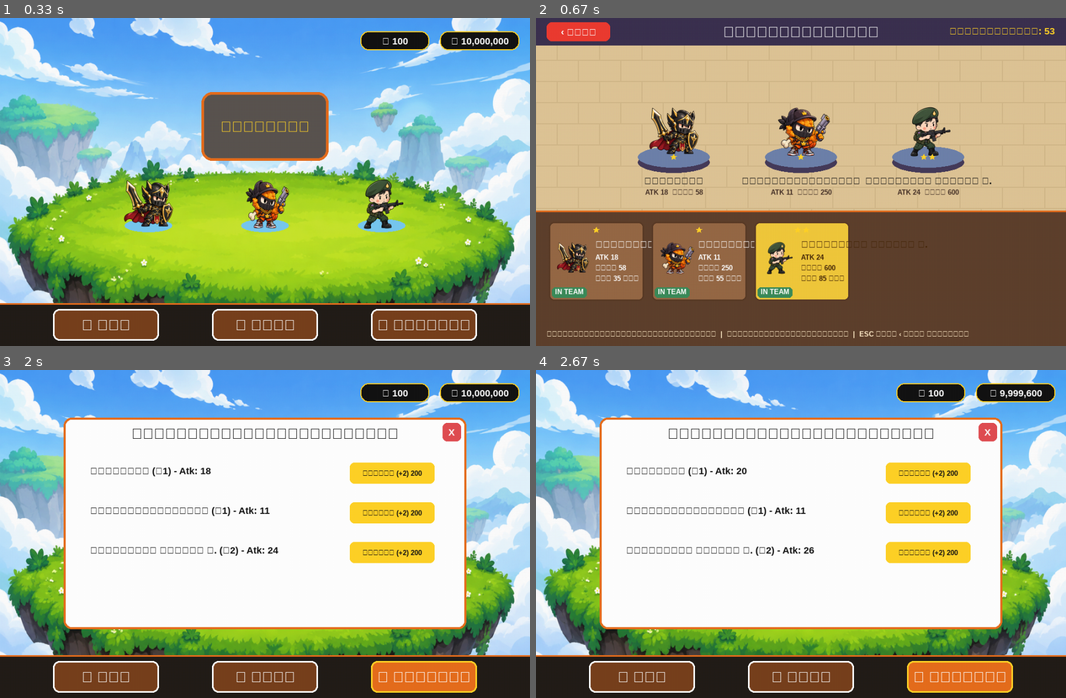
Above: before the commit, frames 1-4 (two rows, left to right).
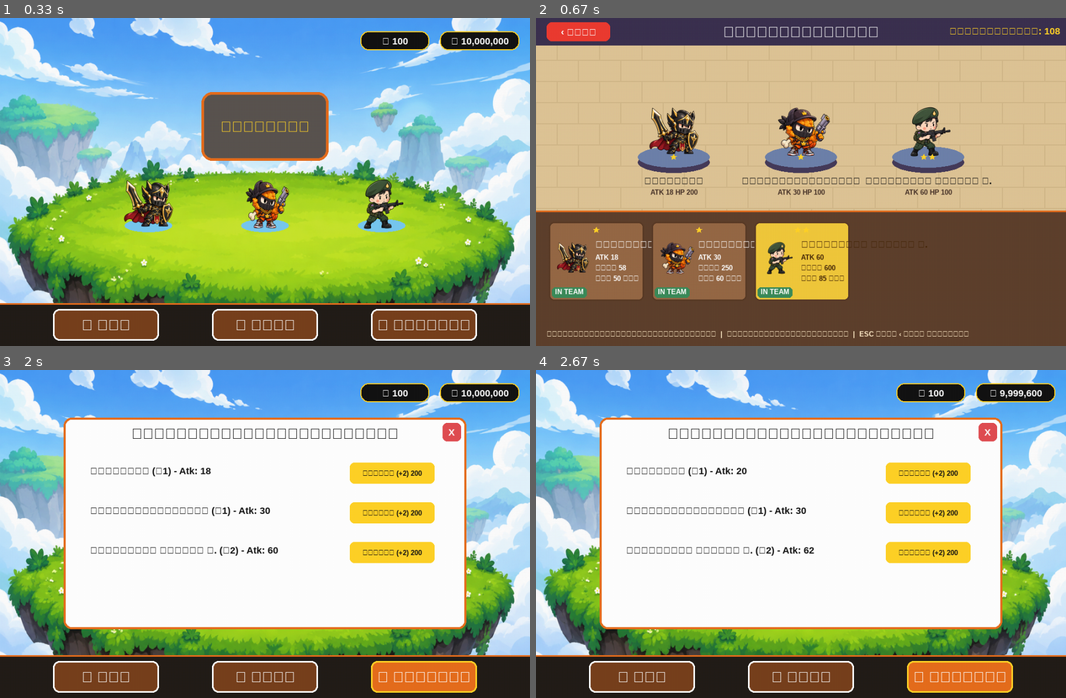
Above: after the commit, the same moments.

Repository: JirathWanna/Pygame_Tamma
Game: pygame game, started from main.py
Same seed, same stepped clock (60 frames per second), same inputs: the game is played once before the commit and once after it.
Inputs (mouse positions are in pixels of both pictures, inside the frame that each line leads up to):
- Up to frame 1 (0.33 s): no input
- Up to frame 2 (0.67 s): press the mouse at (642, 326) at 0.37 s; move the mouse to (710, 208) at 0.47 s; release the mouse at (779, 93) at 0.6 s
- Up to frame 3 (2 s): click "อัศวินดำ" at 0.72 s; press the mouse at (265, 612) at 1.03 s; move the mouse to (365, 616) at 1.13 s; release the mouse at (466, 619) at 1.27 s; press the mouse at (42, 383) at 1.37 s; move the mouse to (63, 442) at 1.47 s; release the mouse at (84, 501) at 1.6 s; press the mouse at (424, 678) at 1.7 s; move the mouse to (270, 629) at 1.8 s; release the mouse at (116, 586) at 1.93 s
- Up to frame 4 (2.67 s): press the mouse at (928, 553) at 2.03 s; move the mouse to (965, 481) at 2.13 s; release the mouse at (997, 409) at 2.27 s; press the mouse at (928, 471) at 2.37 s; move the mouse to (854, 442) at 2.47 s; release the mouse at (774, 412) at 2.6 s

Frame 1 is identical in both runs. In frame 2, 0.5% of the frame differs, in the area x 14-99%, y 3-81%; in frame 3, less than 0.1%; in frame 4, less than 0.1%.

Commit message:
Adjust Characters' stats, Add Tower's Health

Diff:
--- a/battle.py
+++ b/battle.py
@@ -16,7 +16,7 @@
         self.speed = speed
         self.alive = True
 
-    def update(self, dt, units):
+    def update(self, dt):
         # ลบกระสุนหากเป้าหมายตายหรือเลือดหมดก่อน
         if not self.target.alive or self.target.hp <= 0:
             self.alive = False
@@ -27,7 +27,7 @@
         dist = math.hypot(dx, dy)
         step = self.speed * dt
 
-        # ตรวจสอบว่ากระสุนถึงเป้าหมายหรือยัง
+        # ตรวจสอบว่ากระสุนถึงเป้าหมายยัง
         if dist <= step + 8:
             self.target.hp -= self.damage
             if self.target.hp <= 0:
@@ -50,10 +50,10 @@
         self.team = team
         self.unit_id = unit_id
         self.data = ALL_UNITS_DATABASE[unit_id]
-        self.hp = 100 if team == "player" else 85
+        self.hp = self.data["hp"]
         self.max_hp = self.hp
         self.attack_timer = random.uniform(0, 0.4)
-        self.speed = 60 if team == "player" else 40
+        self.speed = self.data["speed"]
         self.y = 390 + random.randint(-12, 12)
         self.alive = True
 
@@ -70,9 +70,9 @@
             pygame.draw.rect(screen, color, (int(self.x - 13), int(self.y - 12), 26, 24), border_radius=7)
 
         # วาดหลอดเลือด (HP Bar) ของยูนิต
-        pygame.draw.rect(screen, (65, 65, 65), (int(self.x - 20), int(self.y - 42), 40, 5), border_radius=2)
+        pygame.draw.rect(screen, (65, 65, 65), (int(self.x - 1), int(self.y - 42), 40, 5), border_radius=2)
         hpw = max(0, int(38 * self.hp / self.max_hp))
-        pygame.draw.rect(screen, GREEN if self.team == "player" else RED, (int(self.x - 19), int(self.y - 41), hpw, 3), border_radius=2)
+        pygame.draw.rect(screen, GREEN if self.team == "player" else RED, (int(self.x), int(self.y - 41), hpw, 3), border_radius=2)
 
 
 # =====================================================================
@@ -123,8 +123,9 @@
 def run_battle_game(stage_data):
     # กำหนดค่าเริ่มต้นของเกม
     player_base, enemy_base = 70, WIDTH - 70
-    player_hp, enemy_hp = 500, stage_data["enemy_hp"]
-    minerals, production_level = 100, 1
+    player_hp, enemy_hp = 500, stage_data["enemy_hp"] #เลือดป้อมเด้อ
+    player_max_hp, enemy_max_hp = 500, stage_data["enemy_hp"]
+    minerals, production_level = 150, 1
     enemy_spawn_timer = stage_data["spawn_timer"]
 
     units = []
@@ -132,7 +133,7 @@
     game_over = None
     reward_given = False
 
-    # ตั้งค่าตัวละครผู้เล่นและปุ่มควบคุม
+    # ดึงค่าตัวละคร 3 ตัวที่ถูกเลือกใช้งาน
     team_units = PLAYER_DATA["loadout"]
     unit_buttons = [pygame.Rect(24 + i * 200, 510, 185, 76) for i in range(3)]
     cooldown_timers = [0.0, 0.0, 0.0]
@@ -155,11 +156,11 @@
                 sys.exit()
             if event.type == pygame.MOUSEBUTTONDOWN and event.button == 1:
                 pos = event.pos
-                if game_over:
+                if game_over: #เกมจบ กดกลับหน้าหลัก
                     if menu_rect.collidepoint(pos):
                         return
                 else:
-                    # ตรวจสอบการกดปุ่มสร้างยูนิต
+                    # ตรวจสอบการกดปุ่มปล่อยตัวละครออกไปสู้
                     for i, rect in enumerate(unit_buttons):
                         u_id = team_units[i]
                         if u_id is not None and rect.collidepoint(pos):
@@ -185,7 +186,7 @@
             enemy_spawn_timer -= dt
             if enemy_spawn_timer <= 0:
                 enemy_spawn_timer = stage_data["spawn_timer"]
-                kind = random.choices([5, 6, 6], weights=stage_data["enemy_weights"])[0]
+                kind = random.choices([5, 6, 7], weights=stage_data["enemy_weights"])[0]
                 units.append(Unit(enemy_base - 42, "enemy", kind))
 
             # อัปเดตการเคลื่อนที่และการโจมตีของยูนิตทั้งหมด
@@ -193,21 +194,22 @@
                 if not unit.alive:
                     continue
 
-                enemies = [u for u in units if u.alive and u.team != unit.team]
-                targets = [u for u in enemies if (u.x >= unit.x if unit.team == "player" else u.x <= unit.x)]
+                enemies = [u for u in units if u.alive and u.team != unit.team] #ทุกคนที่ไม่ใช่พวกของ unit
+                targets = [u for u in enemies if (u.x >= unit.x if unit.team == "player" else u.x <= unit.x)] #เลือกเฉพาะศัตรูที่อยู่ด้านหน้าของตัวละครเรา
                 nearest = min(targets, key=lambda u: abs(u.x - unit.x)) if targets else None
-                dist = abs(nearest.x - unit.x) if nearest else (enemy_base - unit.x if unit.team == "player" else unit.x - player_base)
-
-                if dist > unit.data["range"]:
+                dist = abs(nearest.x - unit.x) if nearest else (enemy_base - unit.x if unit.team == "player" else unit.x - player_base) #ระยะจากเราไปเป้าหมาย หรือ จากเราไปฐานเขา
+
+
+                if dist > unit.data["range"]: #เดิน
                     unit.x += unit.speed * dt * (1 if unit.team == "player" else -1)
-                else:
+                else: #โจมตี
                     unit.attack_timer -= dt
                     if unit.attack_timer <= 0:
                         unit.attack_timer = unit.data["cooldown"]
-                        if nearest:
+                        if nearest: #ตีคน
                             proj_color = (0, 200, 255) if unit.team == "player" else (255, 100, 100)
                             projectiles.append(Projectile(unit.x, unit.y - 23, nearest, unit.data["damage"], proj_color))
-                        else:
+                        else: #ตีป้อม
                             if unit.team == "player":
                                 enemy_hp -= unit.data["damage"]
                             else:
@@ -215,7 +217,7 @@
 
             # อัปเดตตำแหน่งกระสุนและกรองเอากระสุนที่ใช้งานอยู่ออก
             for proj in projectiles:
-                proj.update(dt, units)
+                proj.update(dt)
             projectiles = [p for p in projectiles if p.alive]
             units = [u for u in units if u.alive]
 
@@ -241,6 +243,14 @@
         pygame.draw.rect(screen, BLUE, (player_base - 30, 300, 60, 135), border_radius=10)
         pygame.draw.rect(screen, RED, (enemy_base - 30, 300, 60, 135), border_radius=10)
 
+        pygame.draw.rect(screen, (65, 65, 65), (int(player_base - 21), int(275), 40, 5), border_radius=2)
+        hpp = max(0, int(38 * player_hp / player_max_hp))
+        pygame.draw.rect(screen, GREEN , (int(player_base-20), int(276), hpp, 3), border_radius=2)
+
+        pygame.draw.rect(screen, (65, 65, 65), (int(enemy_base - 21), int(275), 40, 5), border_radius=2)
+        hpe = max(0, int(38 * enemy_hp / enemy_max_hp))
+        pygame.draw.rect(screen, RED , (int(enemy_base-20), int(276), hpe, 3), border_radius=2)
+
         for unit in units:
             unit.draw()
         for proj in projectiles:
@@ -256,6 +266,7 @@
             if u_id is not None:
                 data = ALL_UNITS_DATABASE[u_id]
                 pygame.draw.rect(screen, data["color"], rect, border_radius=9)
+                pygame.draw.rect(screen, (255, 255, 255) if ALL_UNITS_DATABASE[u_id]["stars"] == 1 else YELLOW_GOLD, rect, width=2, border_radius=9)
 
                 on_cooldown = cooldown_timers[i] > 0
                 not_enough_minerals = minerals < data["cost"]
@@ -275,7 +286,7 @@
         # วาดปุ่มอัปเกรดแร่
         upgrade_cost = 75 * production_level
         pygame.draw.rect(screen, YELLOW_GOLD, upgrade_rect, border_radius=9)
-        draw_text("อัปเกรดแร่", upgrade_rect.centerx, upgrade_rect.centery - 10, FONT, BLACK, center=True)
+        draw_text(f"อัปเกรดแร่ (Lv.{production_level})", upgrade_rect.centerx, upgrade_rect.centery - 10, FONT, BLACK, center=True)
         draw_text(f"(ใช้ {upgrade_cost} แร่)", upgrade_rect.centerx, upgrade_rect.centery + 12, SMALL, DARK_PANEL, center=True)
 
         # หน้าต่างแสดงผลเมื่อจบเกม (ชนะ / แพ้)
@@ -285,10 +296,10 @@
             screen.blit(overlay, (0, 0))
 
             if game_over == "WIN":
-                draw_text("🏆 ชนะแล้ว!", WIDTH // 2, 220, BIG, YELLOW_GOLD, center=True)
-                draw_text(f"ได้รับ: 🪙 +{stage_data['gold_reward']} | 💎 +{stage_data['ruby_reward']}", WIDTH // 2, 280, FONT, WHITE, center=True)
+                draw_text("ชนะ!", WIDTH // 2, 220, BIG, YELLOW_GOLD, center=True)
+                draw_text(f"ได้รับ: Coin +{stage_data['gold_reward']} | ruby +{stage_data['ruby_reward']}", WIDTH // 2, 280, FONT, WHITE, center=True)
             else:
-                draw_text("💀 แพ้แล้ว!", WIDTH // 2, 230, BIG, RED, center=True)
+                draw_text("แพ้!", WIDTH // 2, 230, BIG, RED, center=True)
 
             pygame.draw.rect(screen, BLUE, menu_rect, border_radius=10)
             draw_text("กลับหน้าหลัก", menu_rect.centerx, menu_rect.centery, FONT, WHITE, center=True)
--- a/game_data.py
+++ b/game_data.py
@@ -3,6 +3,7 @@
 import math
 import sys
 import os
+
 
 # --- Pygame Setup ---
 pygame.init()
@@ -40,21 +41,21 @@
 
 # --- Database ตัวละคร ( Template รองรับการเพิ่มตัวละครภายหลัง ) ---
 ALL_UNITS_DATABASE = [
-    {"id": 0, "name": "อัศวินดำ", "stars": 1, "range": 58, "damage": 18, "cooldown": 2.0, "cost": 35, "color": (230, 130, 80)},
-    {"id": 1, "name": "ไก่ทอดน่องนักเลง", "stars": 1, "range": 250, "damage": 11, "cooldown": 3.0, "cost": 55, "color": (65, 170, 105)},
-    {"id": 2, "name": "พลปืนเล็ก ชุดยิง ก.", "stars": 2, "range": 600, "damage": 24, "cooldown": 4.5, "cost": 85, "color": (145, 100, 220)},
-    {"id": 3, "name": "ม้าขาวจั้วะ", "stars": 2, "range": 310, "damage": 24, "cooldown": 4.5, "cost": 85, "color": (145, 100, 220)},
-    {"id": 4, "name": "ช้างเอราวัณ", "stars": 2, "range": 310, "damage": 24, "cooldown": 4.5, "cost": 85, "color": (145, 100, 220)},
-    {"id": 5, "name": "ศัตรู1", "stars": 3, "range": 58, "damage": 24, "cooldown": 4.5, "cost": 85, "color": (145, 100, 220)},
-    {"id": 6, "name": "ศัตรู2", "stars": 3, "range": 190, "damage": 24, "cooldown": 4.5, "cost": 85, "color": (145, 100, 220)},
-    {"id": 7, "name": "ศัตรู3", "stars": 3, "range": 310, "damage": 24, "cooldown": 4.5, "cost": 85, "color": (145, 100, 220)}
+    {"id": 0, "name": "อัศวินดำ", "stars": 1, "range": 58, "damage": 18, "cooldown": 5.0, "cost": 50, "color": (153, 76, 0), "hp": 200, "speed": 60},
+    {"id": 1, "name": "ไก่ทอดน่องนักเลง", "stars": 1, "range": 250, "damage": 30, "cooldown": 3.0, "cost": 60, "color": (153, 76, 0), "hp": 100, "speed": 50},
+    {"id": 2, "name": "พลปืนเล็ก ชุดยิง ก.", "stars": 2, "range": 600, "damage": 60, "cooldown": 10.0, "cost": 85, "color": (153, 76, 0), "hp": 100, "speed": 30},
+    {"id": 3, "name": "ม้าขาวจั้วะ", "stars": 2, "range": 58, "damage": 24, "cooldown": 4.5, "cost": 85, "color": (145, 100, 220), "hp": 100, "speed": 150},
+    {"id": 4, "name": "ช้างเอราวัณ", "stars": 2, "range": 80, "damage": 24, "cooldown": 4.5, "cost": 85, "color": (145, 100, 220), "hp": 500, "speed": 70},
+    {"id": 5, "name": "สไลม์", "stars": 3, "range": 58, "damage": 24, "cooldown": 4.5, "cost": 85, "color": (145, 100, 220), "hp": 50, "speed": 70},
+    {"id": 6, "name": "หมาป่า", "stars": 3, "range": 190, "damage": 30, "cooldown": 4.5, "cost": 85, "color": (145, 100, 220), "hp": 70, "speed": 50},
+    {"id": 7, "name": "ผีโคกะโหลก", "stars": 3, "range": 500, "damage": 40, "cooldown": 4.5, "cost": 85, "color": (145, 100, 220), "hp": 30, "speed": 70}
 ]
 
 
 STAGES = [
-    {"id": 1, "name": "ด่าน 1: ทุ่งหญ้าสงบสุข", "enemy_hp": 400, "spawn_timer": 4.5, "enemy_weights": [60, 30, 10], "bg_key": "bg_grass", "gold_reward": 150, "ruby_reward": 5},
-    {"id": 2, "name": "ด่าน 2: ทะเลทรายเดือด", "enemy_hp": 650, "spawn_timer": 3.5, "enemy_weights": [30, 50, 20], "bg_key": "bg_desert", "gold_reward": 250, "ruby_reward": 8},
-    {"id": 3, "name": "ด่าน 3: ภูเขาไฟมรณะ", "enemy_hp": 1000, "spawn_timer": 2.5, "enemy_weights": [20, 40, 40], "bg_key": "bg_volcano", "gold_reward": 400, "ruby_reward": 12}
+    {"id": 1, "name": "ด่าน 1: ทุ่งหญ้าสงบสุข", "enemy_hp": 400, "spawn_timer": 4.5, "enemy_weights": [60, 40, 0], "bg_key": "bg_grass", "gold_reward": 150, "ruby_reward": 5},
+    {"id": 2, "name": "ด่าน 2: ทะเลทรายเดือด", "enemy_hp": 650, "spawn_timer": 4.5, "enemy_weights": [60, 20, 20], "bg_key": "bg_desert", "gold_reward": 250, "ruby_reward": 8},
+    {"id": 3, "name": "ด่าน 3: ภูเขาไฟมรณะ", "enemy_hp": 1000, "spawn_timer": 4.5, "enemy_weights": [30, 30, 40], "bg_key": "bg_volcano", "gold_reward": 400, "ruby_reward": 12}
 ]
 
 BOTTOM_NAV_ITEMS = [
--- a/team.py
+++ b/team.py
@@ -138,7 +138,7 @@
                 draw_unit_figure(screen, u_id, cx, cy + 10)
             draw_star_row(cx, cy + 38, u["stars"], 6)
             draw_text(u["name"], cx, cy + 82, FONT, BLACK, center=True)
-            draw_text(f"ATK {u['damage']}  ระยะ {u['range']}", cx, cy + 104, SMALL, (70, 50, 40), center=True)
+            draw_text(f"ATK {u['damage']} HP {u['hp']}", cx, cy + 104, SMALL, (70, 50, 40), center=True)
 
         # ----- แถบด้านบน -----
         pygame.draw.rect(screen, (60, 50, 80), (0, 0, WIDTH, 52))
Binary file added: assets/unit_7.png
